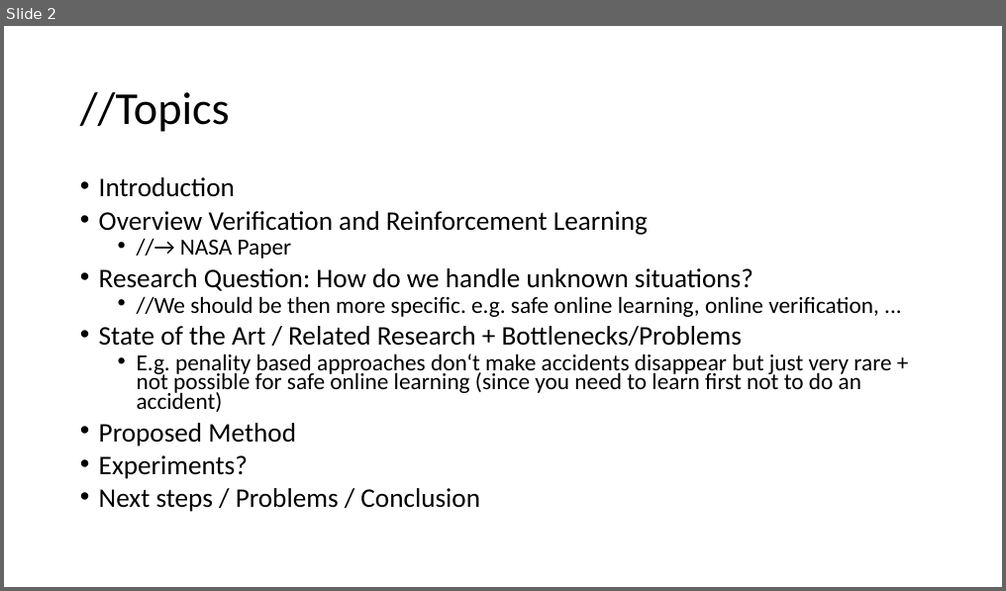
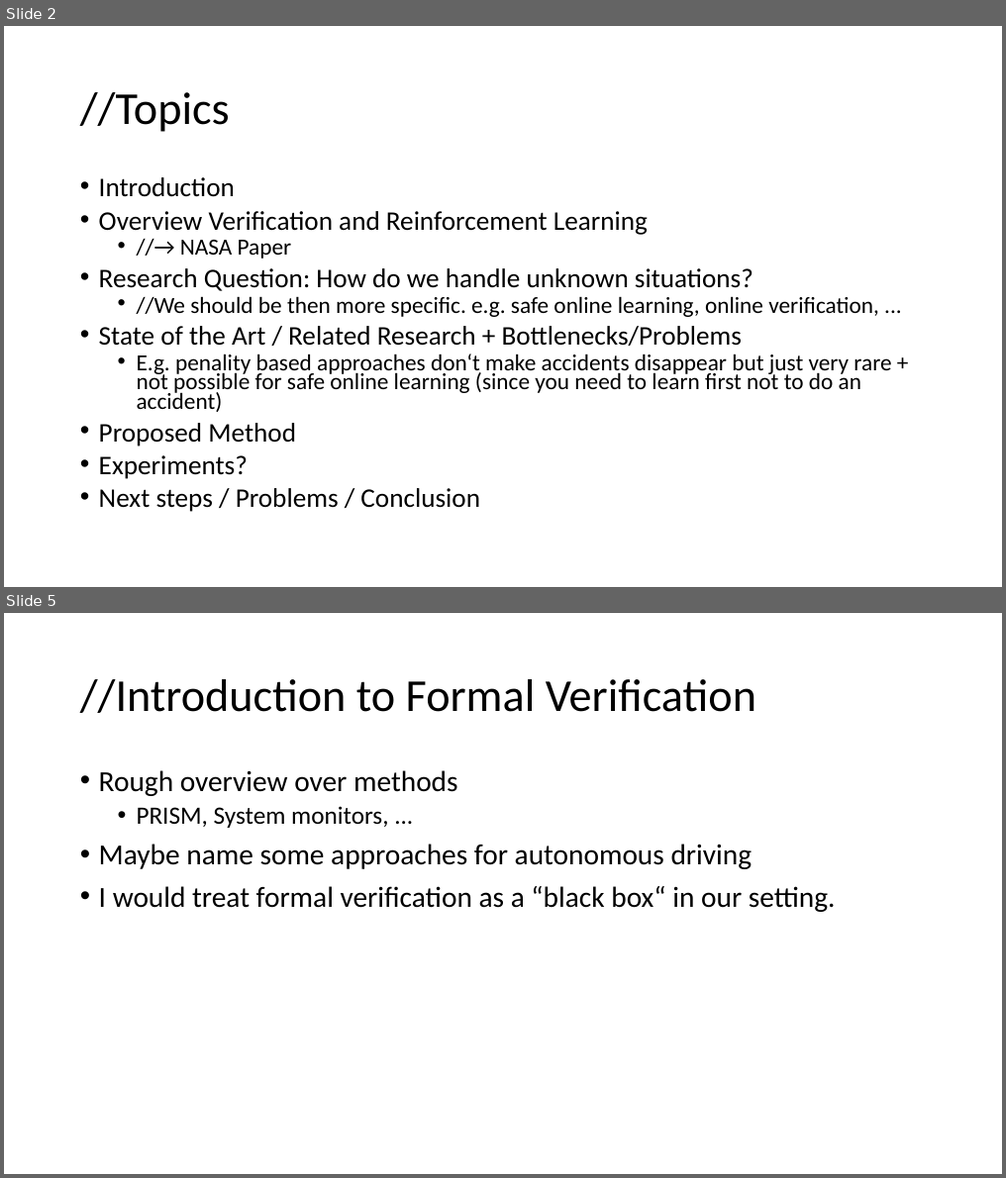
Before and after one commit to filipre/formal-verification-rl, a slide deck: presentation.pptx. Shown one above the other, each under a label of ours: slide 2 before the commit, slides 2 and 5 after it; the slides between them are not shown. The pictures are 1006x591 and 1006x1178 pixels, drawn with LibreOffice and Linux fonts; fonts in the diff are those of the drawing. Boxes give left, top, right and bottom in pixels: in the first picture for what was removed or moved away, otherwise in the second. Text is boxed around its words. In the diff, an @@ line names an element or a change of style, - is before the commit and + after.

```diff
--- a/presentation.pptx
+++ b/presentation.pptx
@@ slide 5 added at box(4, 613, 1002, 1174), background #FFFFFF @@
@@ title added at box(80, 679, 756, 713), 44 pt, text #000000 @@
+//Introduction to Formal Verification
@@ text added at box(99, 770, 836, 912), 28 pt, text #000000 @@
+• Rough overview over methods
+  • PRISM, System monitors, ...
+• Maybe name some approaches for autonomous driving
+• I would treat formal verification as a “black box“ in our setting.
```
Also in this commit, not shown: 4 slides changed, 3 other slides added, 1 slide removed.
